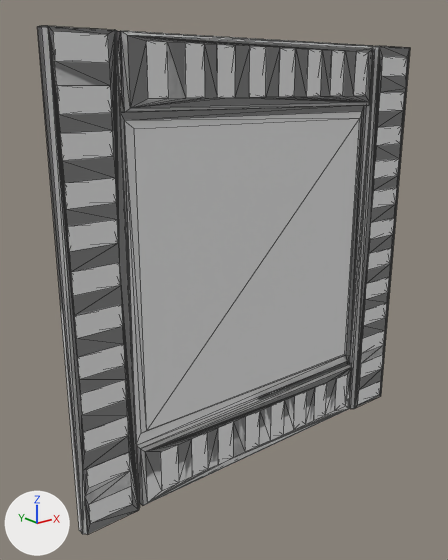
Two versions of the Blender file Assets/Models/exec2_4.blend, one commit apart.
The view is the same before and after, from a 50 mm lens placed at (-2.44, -1.43, 1.04), pointed at (-0.19, 1.37, -0.08). The axes (+X, +Y, +Z) are drawn at lower left. The lights are the same throughout. Mesh edges are drawn as thin lines.

The first picture shows 'exec2_4_mesh', 'exec2_4_shadowmesh'.
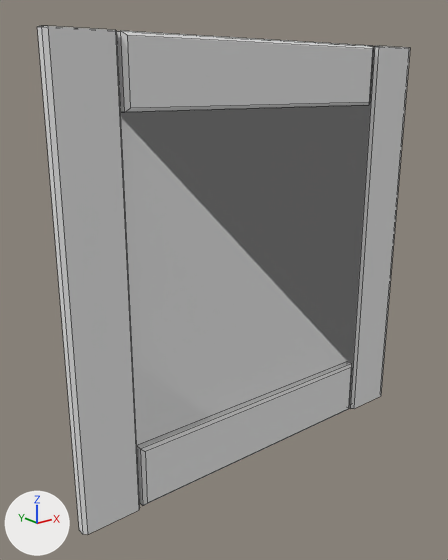
What differs and where, as boxes [x1, y1, x2, y2] in the pictures (448 x 560 px):
'exec2_4_mesh', hidden
    before: [37, 26, 410, 534]
'exec2_4_shadowmesh', unchanged, uncovered by the edit
    before: [41, 26, 410, 535]
    after: [37, 26, 410, 535]

Edits to the bpy script that builds the scene:
```text
Change ob_exec2_4_mesh:
    add ob_exec2_4_mesh.hide_viewport = True
```
